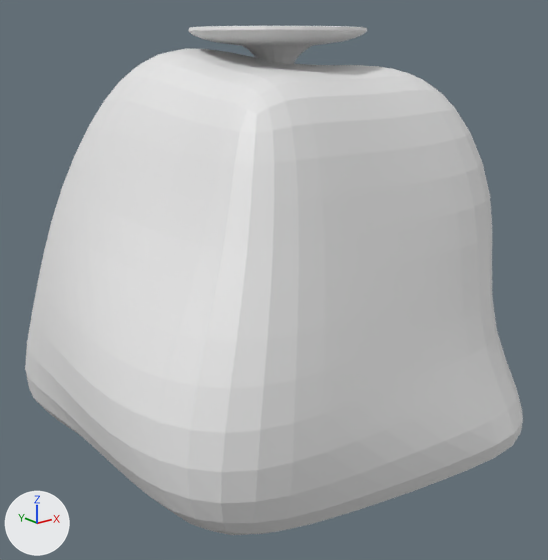
Before and after pictures for a commit that changed the Blender file Blender/Basura.blend.
The view is the same before and after, from a camera (50 mm lens) standing at (-4.07, -5.05, 2.47) and looking at (-0.11, -0.1, 0.49). The lights are fixed; the arrows at lower left show +X, +Y and +Z. The first picture is the older version.
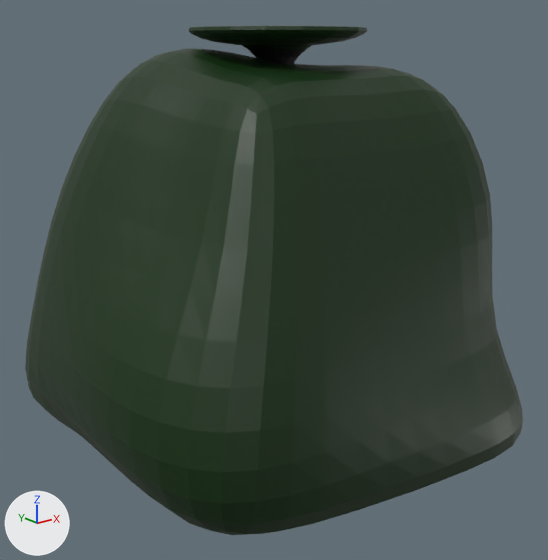
Edits to the bpy script that builds the scene:
```text
Add mat_material_003:
    mat_material_003 = principled_material('Material.003')
    mat_material_003.base_color = (0.00334, 0.00334, 0.00334)  # black #0b0b0b
Add mat_material_001:
    mat_material_001 = principled_material('Material.001')
    mat_material_001.base_color = (0.00134, 0.0255, 0.0)  # dark green #042c00
    mat_material_001.roughness = 0.475
Change me_cube_002:
    where me_cube_002.from_pydata(...)  # 56 vertices, 54 faces; spans x -2.32..2.01, y -2.18..2.46, z -1.31..2.5
    add me_cube_002.materials.append(mat_material_001)  # dark green #042c00
Change me_cube_003:
    where me_cube_003.from_pydata(...)  # 16 vertices, 14 faces; spans x -2.73..2.73, y -2.73..2.73, z 0.28..1.83
    used by ob_cube_001; location = (0.0, 0.0, 2.064); scale = (0.333, 0.333, 0.333)
    me_cube_003 part 1: all 2 faces centred in x -2.41..-1.56, y 0.0, z 1.44..1.45 switch from no material to mat_material_001 (dark green #042c00)
    me_cube_003 part 2: all 2 faces centred in x 0.0, y -2.41..-1.56, z 1.44..1.45 switch from no material to mat_material_001 (dark green #042c00)
    me_cube_003 part 3: all 2 faces centred in x 0.0, y 0.0, z 0.28..1.06 switch from no material to mat_material_001 (dark green #042c00)
    me_cube_003 part 4: all 4 faces centred in x -0.4..0.4, y -0.4..0.4, z 0.68 switch from no material to mat_material_003 (black #0b0b0b)
```

Boxes (x1, y1, x2, y2) around the edits, measured in the pictures (548 x 560 px):
'Cube', recoloured (white to dark green)
    both: (25, 48, 523, 535)
part 1 of me_cube_003, recoloured (darker)
    both: (189, 26, 273, 49)
part 2 of me_cube_003, recoloured (darker)
    both: (266, 26, 367, 49)
part 3 of me_cube_003, recoloured (white to dark green)
    both: (218, 41, 341, 45)
part 4 of me_cube_003, recoloured (white to black)
    both: (248, 49, 306, 64)
